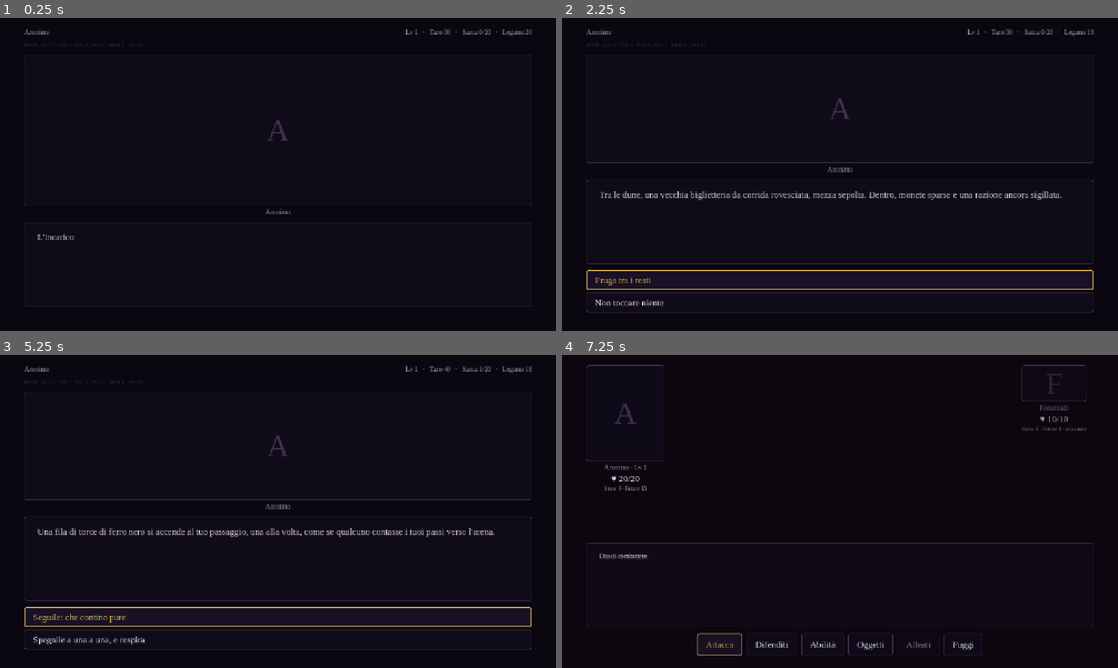
Above: before the commit, frames 1-4 (two rows, left to right).
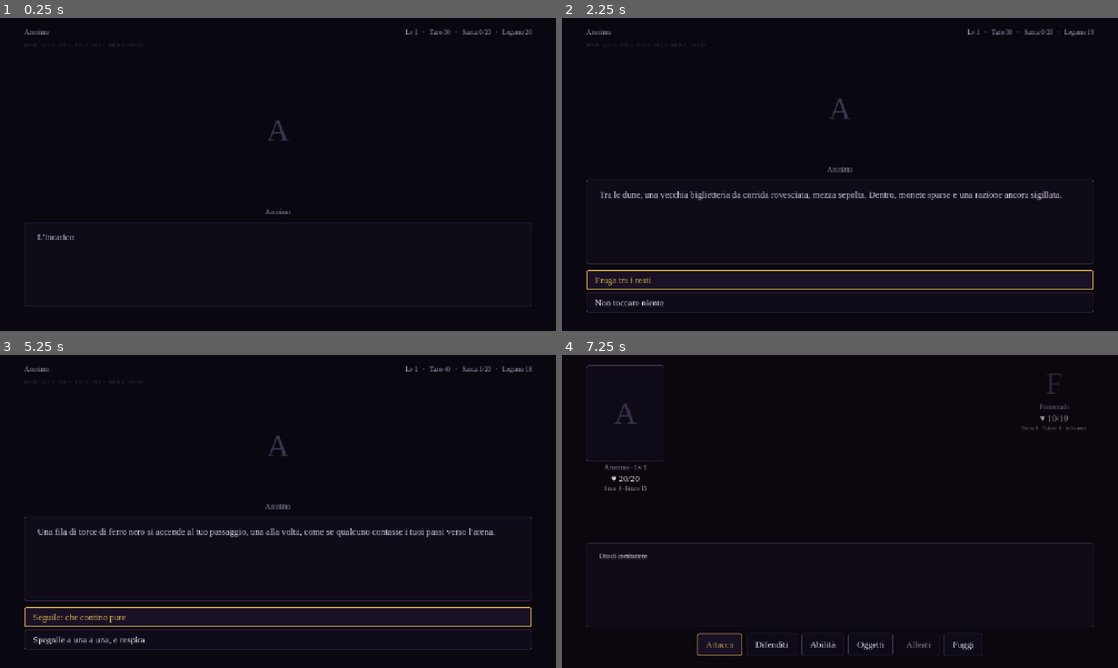
Above: after the commit, the same moments.

Repository: Rio-Chico-Devs/Carnivalz
Game: Godot game, scene res://scenes/Main.tscn
The game is run twice, just before and just after one commit, with the same random seed, the same clock (stepped at 60 frames per second) and the same inputs. This scene is started directly instead of the project's main scene.
Inputs (mouse positions are in pixels of both pictures, inside the frame that each line leads up to):
- Up to frame 1 (0.25 s): no input
- Up to frame 2 (2.25 s): click (840, 174) at 0.5 s; click "Taglia per le dune" at 1.25 s; click (840, 174) at 2 s
- Up to frame 3 (5.25 s): click "Fruga tra i resti" at 2.75 s; click (278, 511) at 3.5 s; tap Enter (ui_accept) at 4.25, 4.52, 5 s; move the mouse to (400, 495) at 4.27 s; click (400, 495) at 4.42 s; move the mouse to (166, 527) at 5.02 s; click (166, 527) at 5.17 s
- Up to frame 4 (7.25 s): tap Enter (ui_accept) at 5.27, 5.75 s; move the mouse to (895, 442) at 5.77 s; click (895, 442) at 5.92 s; click "Affrontala" at 6.5 s

The runs differ from the first frame. In frame 1, less than 0.1% of the frame differs, in the area x 4-96%, y 11-60%; in frame 2, 0.4%, in the area x 4-96%, y 11-47%; in frame 3, 0.4%; in frame 4, 0.2%.

Commit message:
Fix: il ritratto "grande" non deve stare dentro una scatola
Ritratto.imposta_grande(true) non spegneva il pannello scuro bordato che
il tema globale assegna a ogni PanelContainer (utile per le schede del
Compendio, sbagliato per un personaggio che deve galleggiare sulla scena):
un ritratto cinematografico ora rimuove quello stile, i ritratti piccoli
(fila di combattenti, selezione del party) lo mantengono.

Co-Authored-By: Claude Sonnet 5 <noreply@anthropic.com>
Claude-Session: https://claude.ai/code/session_01AE7uzpDH1Lo1PHb29aXJxZ

Diff:
--- a/scripts/Ritratto.gd
+++ b/scripts/Ritratto.gd
@@ -96,17 +96,23 @@
 
 func imposta_grande(grande: bool) -> void:
 	# ritratto "cinematografico": riempie lo spazio disponibile invece
-	# della cornice fissa 180x220 (schermo dialoghi, nemico centrale in combattimento)
-	var cornice: Control = get_node("Cornice")
+	# della cornice fissa 180x220 (schermo dialoghi, nemico centrale in combattimento).
+	# La Cornice e' un PanelContainer, e il tema globale (Stile.gd) da' a ogni
+	# PanelContainer un pannello scuro bordato di default (utile per le schede
+	# del Compendio) - ma un personaggio "grande" deve galleggiare sulla scena,
+	# non stare dentro una scatola: qui lo si spegne apposta.
+	var cornice: PanelContainer = get_node("Cornice")
 	if grande:
 		cornice.custom_minimum_size = Vector2(0, 0)
 		cornice.size_flags_vertical = Control.SIZE_EXPAND_FILL
 		cornice.size_flags_horizontal = Control.SIZE_EXPAND_FILL
 		immagine.size_flags_vertical = Control.SIZE_EXPAND_FILL
 		immagine.size_flags_horizontal = Control.SIZE_EXPAND_FILL
+		cornice.add_theme_stylebox_override("panel", StyleBoxEmpty.new())
 	else:
 		cornice.custom_minimum_size = Vector2(180, 220)
 		cornice.size_flags_vertical = 0
 		cornice.size_flags_horizontal = 0
 		immagine.size_flags_vertical = 0
 		immagine.size_flags_horizontal = 0
+		cornice.remove_theme_stylebox_override("panel")
Not shown, changed: README.md
